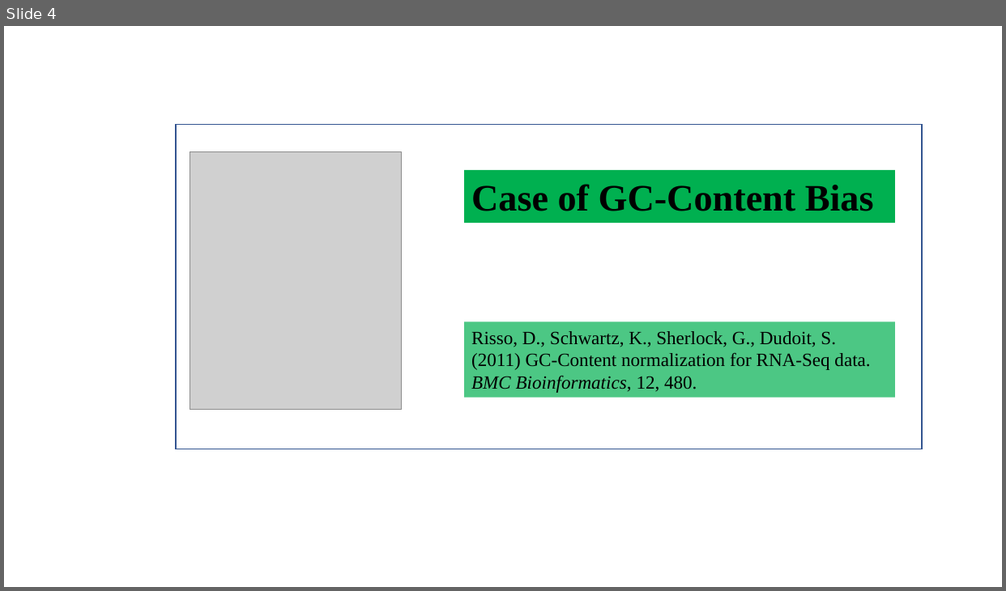
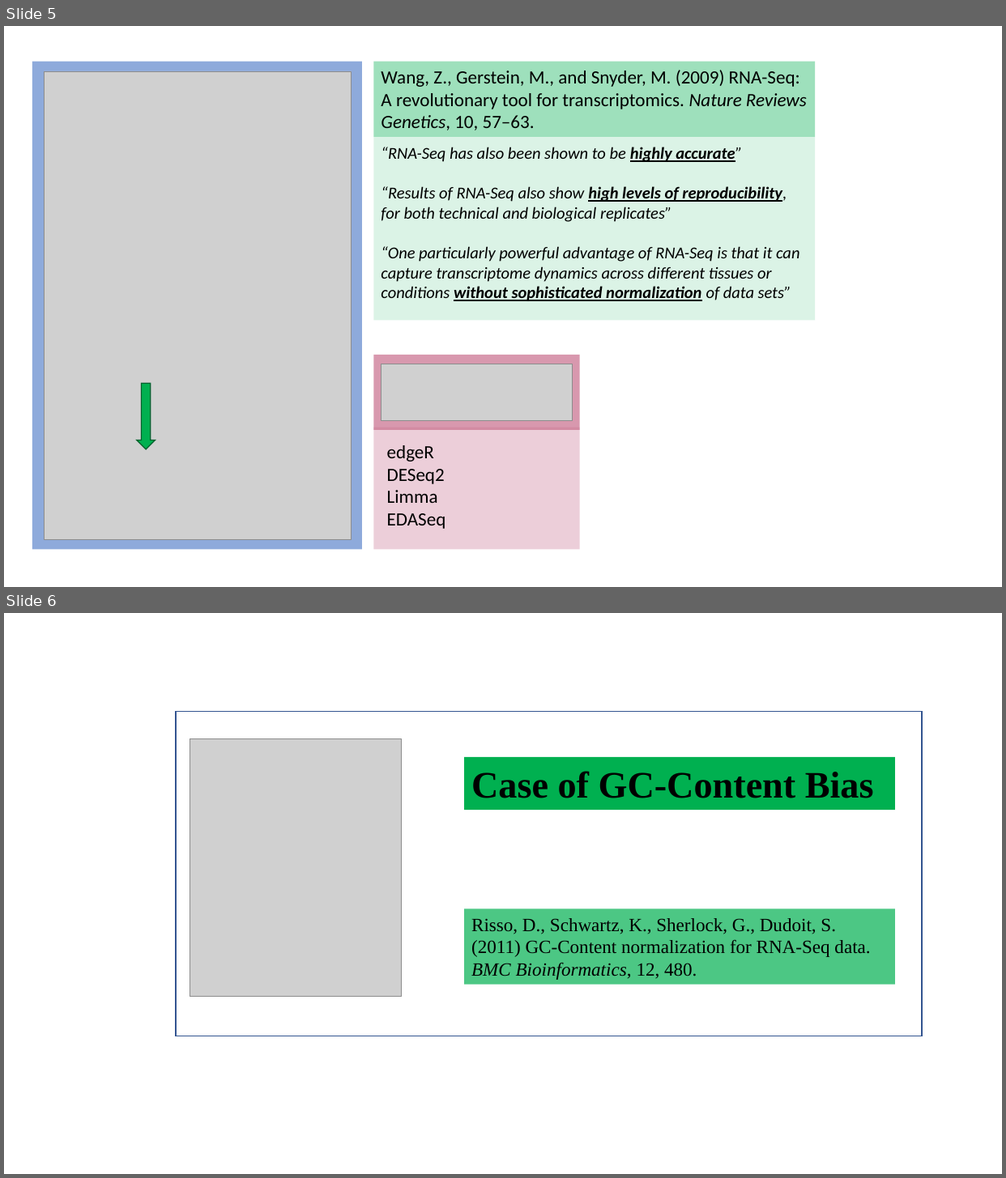
Before and after one commit to lrutter/thesisPresentation, a slide deck: images/Presentation1.pptx. Shown one above the other, each under a label of ours: slide 4 before the commit, slides 5 and 6 after it. The pictures are 1006x591 and 1006x1178 pixels, drawn with LibreOffice and Linux fonts; fonts in the diff are those of the drawing; grey boxes stand for pictures. Boxes give left, top, right and bottom in pixels: in the first picture for what was removed or moved away, otherwise in the second. Text is boxed around its words. In the diff, an @@ line names an element or a change of style, - is before the commit and + after.

```diff
--- a/images/Presentation1.pptx
+++ b/images/Presentation1.pptx
@@ slide 5 added at (4,26,1002,587), background #FFFFFF @@
@@ rectangle added at (32,61,362,549), fill #4472C4 at 60% opacity @@
@@ picture added at (44,71,351,540) @@
@@ rectangle added at (374,61,816,320), fill #00B050 at 14% opacity @@
@@ rectangle added at (374,61,816,137), fill #00B050 at 28% opacity @@
@@ text added at (381,70,807,130), 18 pt, text #000000 @@
+Wang, Z., Gerstein, M., and Snyder, M. (2009) RNA-Seq: A revolutionary tool for transcriptomics. Nature Reviews Genetics, 10, 57–63.
@@ text added at (381,147,799,301), 16 pt, text #000000, italic @@
+“RNA-Seq has also been shown to be highly accurate”
+“Results of RNA-Seq also show high levels of reproducibility, for both technical and biological replicates”
+“One particularly powerful advantage of RNA-Seq is that it can capture transcriptome dynamics across different tissues or conditions without sophisticated normalization of data sets”
@@ rectangle added at (374,355,580,430), fill #CA7290 at 73% opacity @@
@@ picture added at (381,365,573,421) @@
@@ down arrow added at (137,383,155,450), fill #00B050, outline #00612D 1 pt @@
@@ rectangle added at (374,428,580,550), fill #CA7290 at 34% opacity @@
@@ text added at (387,446,446,529), 18 pt, text #000000 @@
+edgeR
+DESeq2
+Limma
+EDASeq
@@ what was slide 4 is now slide 6 @@
```
Also in this commit, not shown: 1 slide changed, 1 other slide added, 26 other files.
